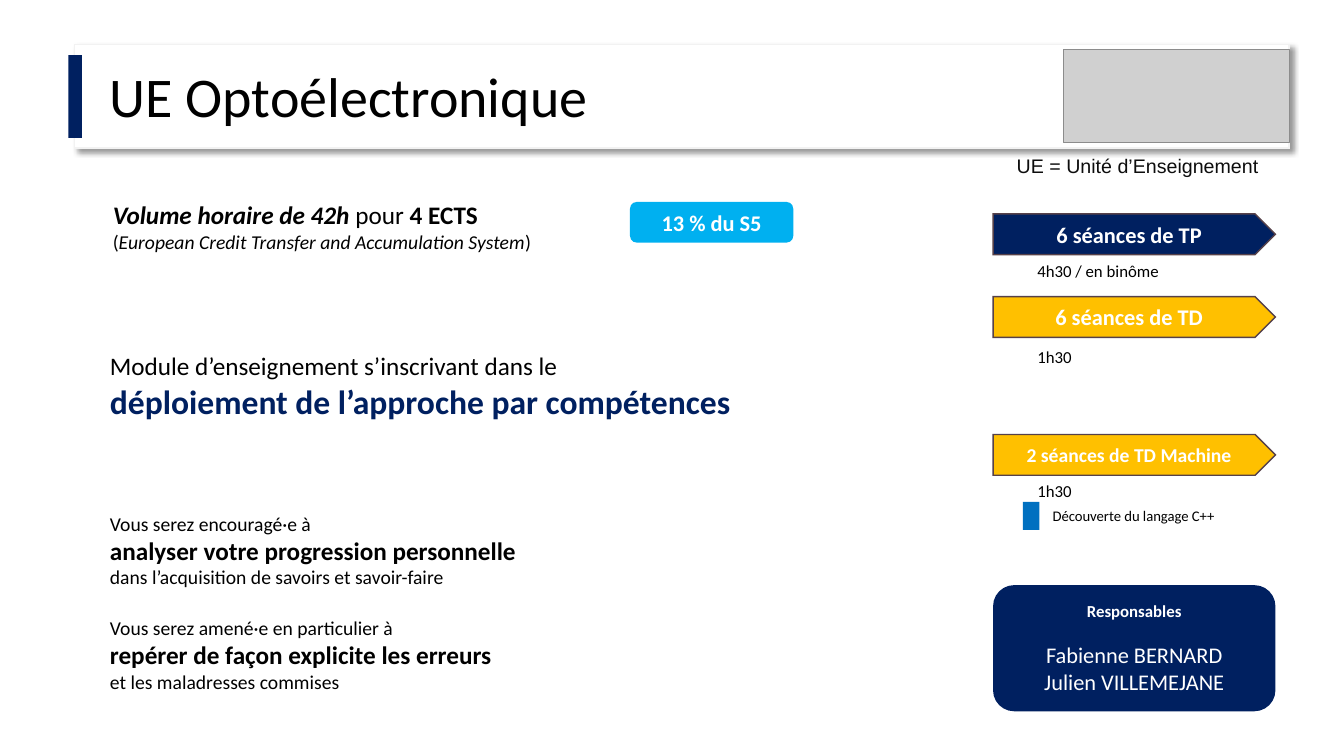
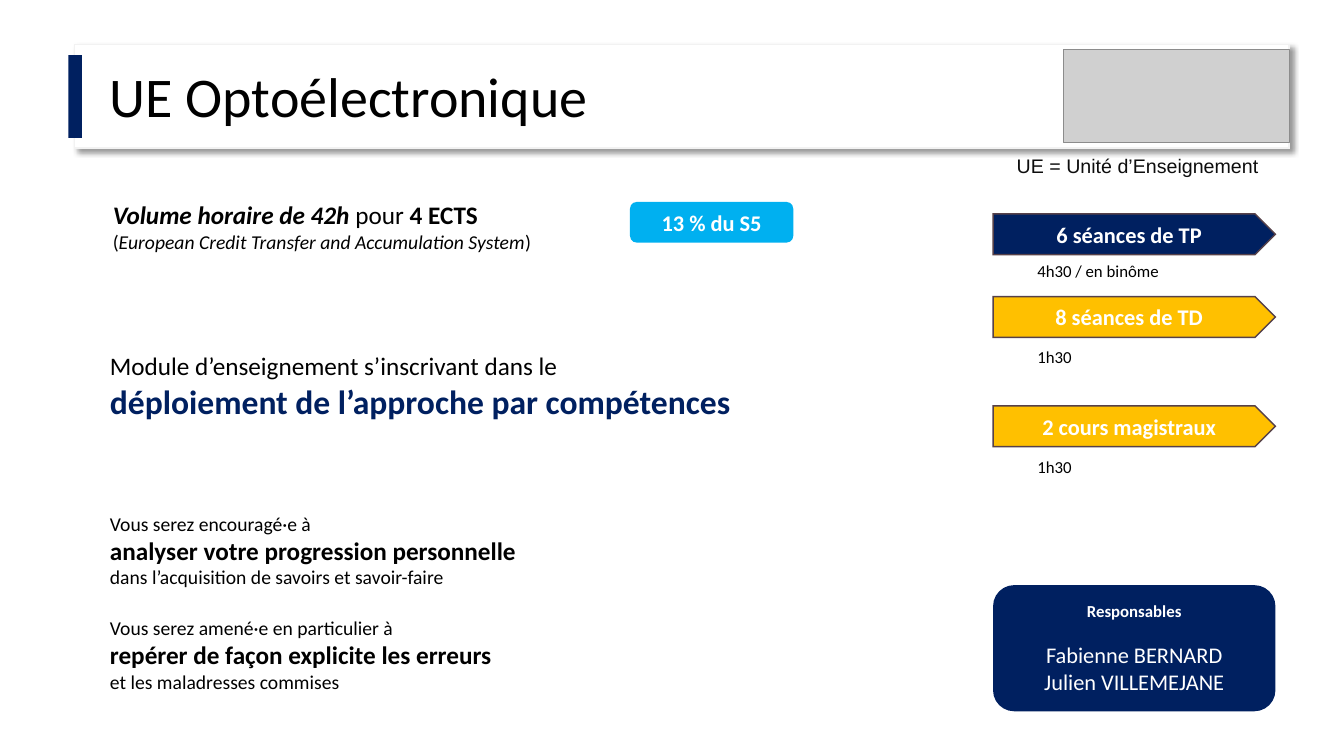
Before and after one commit to IOGS-Digital-Methods/semester-5, a slide deck: slide 5 of OptoElectronique/Cours/S5_Optoelectronique_2026_lite.pptx. Drawn at 1344x756 pixels with LibreOffice and Linux fonts; fonts in the diff are those of the drawing; grey boxes stand for pictures. Boxes give left, top, right and bottom in pixels: in the first picture for what was removed or moved away, otherwise in the second. Text is boxed around its words. In the diff, an @@ line names an element or a change of style, - is before the commit and + after.

```diff
--- a/OptoElectronique/Cours/S5_Optoelectronique_2026_lite.pptx
+++ b/OptoElectronique/Cours/S5_Optoelectronique_2026_lite.pptx
@@ text in pentagon arrow at (1055, 309, 1203, 325): text changed @@
-6 séances de TD
+8 séances de TD
@@ pentagon arrow "2 cours magistraux": place and size @@
-pentagon arrow "2 cours magistraux" at (993, 435, 1275, 475)
+pentagon arrow "2 cours magistraux" at (993, 406, 1275, 447)
@@ text in pentagon arrow at (1042, 419, 1215, 439): text changed; size 14 to 16 pt @@
-2 séances de TD Machine
+2 cours magistraux
@@ text "1h30": place and size @@
-text "1h30" at (1037, 485, 1071, 497)
+text "1h30" at (1037, 461, 1071, 473)
@@ rectangle removed at (1023, 502, 1040, 530) @@
@@ text removed at (1053, 510, 1214, 524) @@
-Découverte du langage C++
```
Also in this commit, not shown: 1 other slide changed, 4 slides added, 2 other files.
